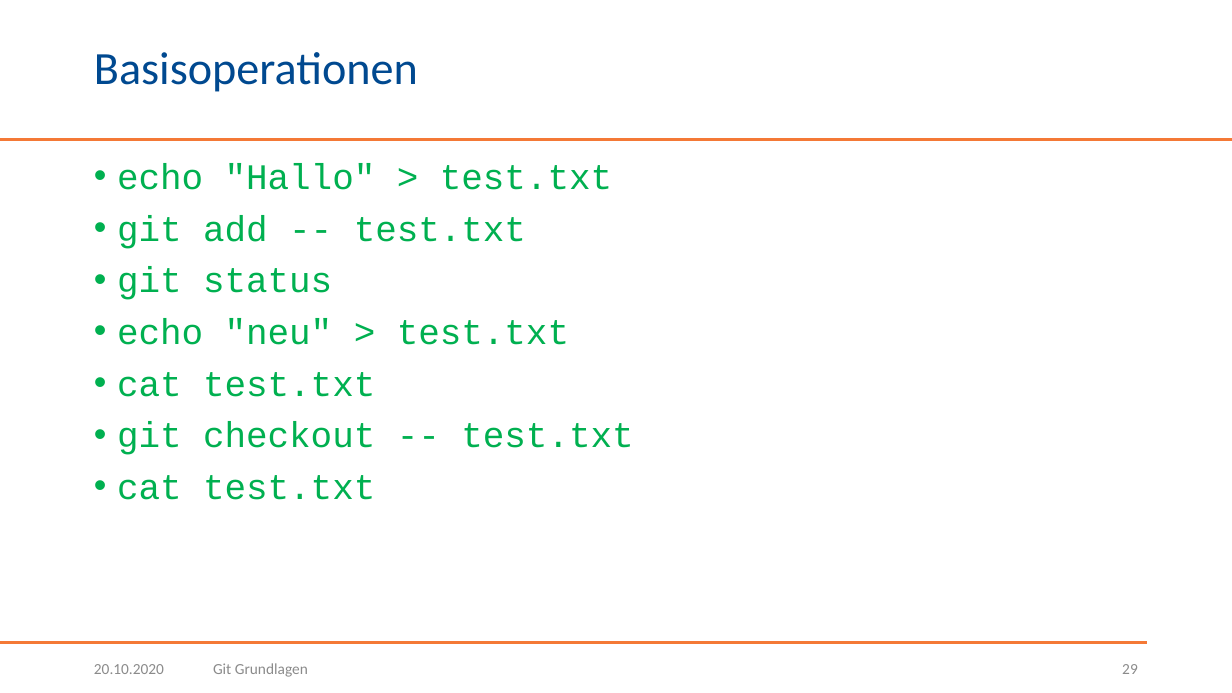
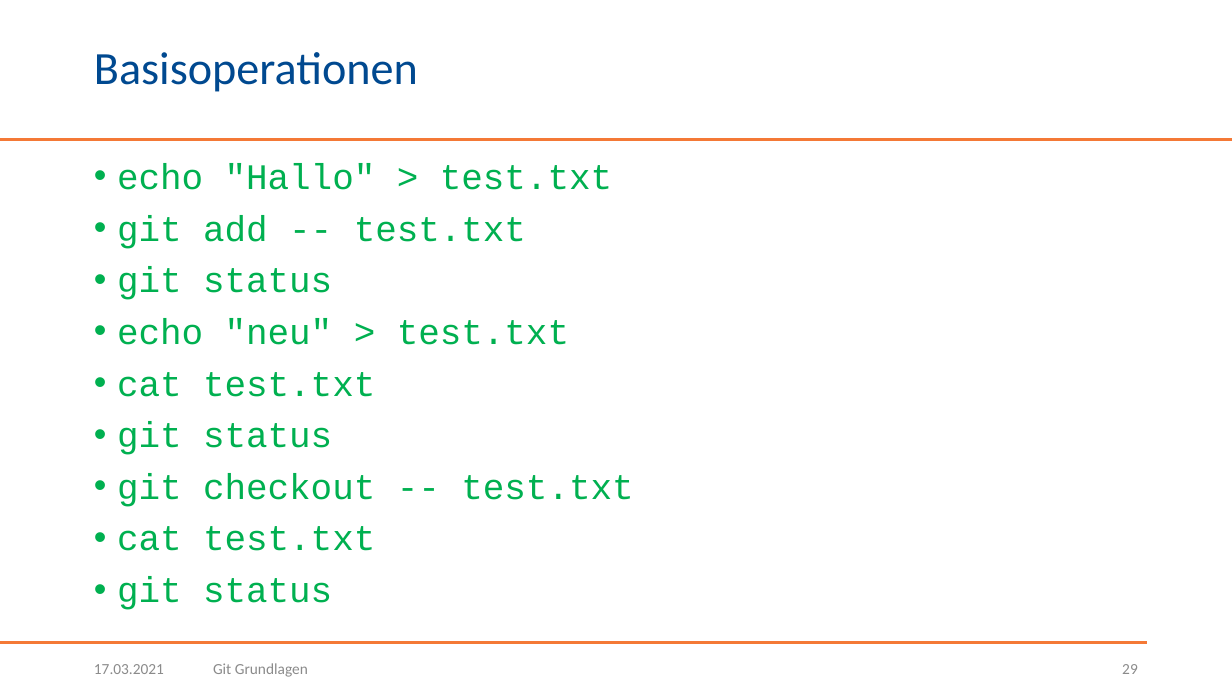
Before and after one commit to BogyMitutoyoCTL/Snake-AI-2021.1, a slide deck: slide 29 of presentation/Git Grundlagen.pptx. Drawn at 1232x693 pixels with LibreOffice and Linux fonts; fonts in the diff are those of the drawing; background and template pictures are left out. Boxes give left, top, right and bottom in pixels: in the first picture for what was removed or moved away, otherwise in the second. Text is boxed around its words. In the diff, an @@ line names an element or a change of style, - is before the commit and + after.

```diff
--- a/presentation/Git Grundlagen.pptx
+++ b/presentation/Git Grundlagen.pptx
@@ text at [117, 422, 332, 455]: paragraph added @@
+• git status
@@ text at [117, 577, 332, 610]: paragraph added @@
+• git status
@@ text at [94, 664, 164, 674]: text changed @@
-20.10.2020
+17.03.2021
```
Also in this commit, not shown: 48 other slides changed.
